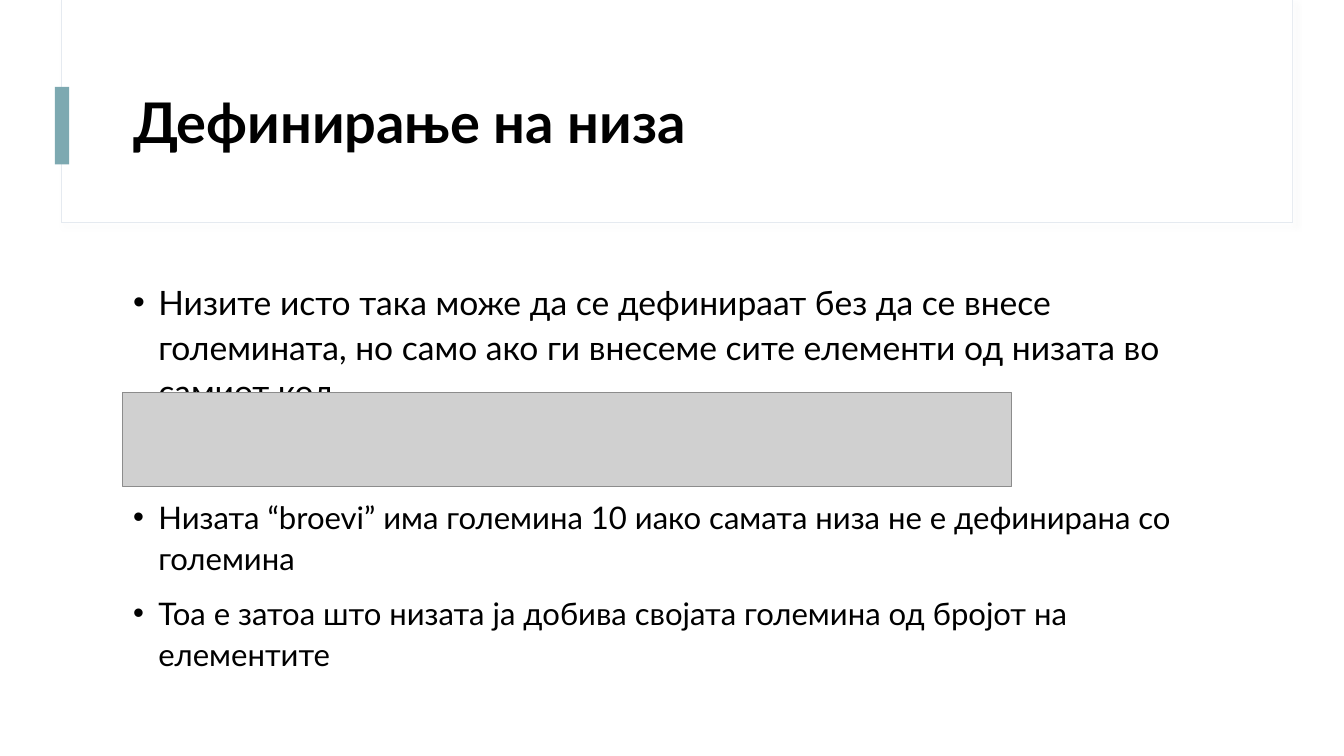
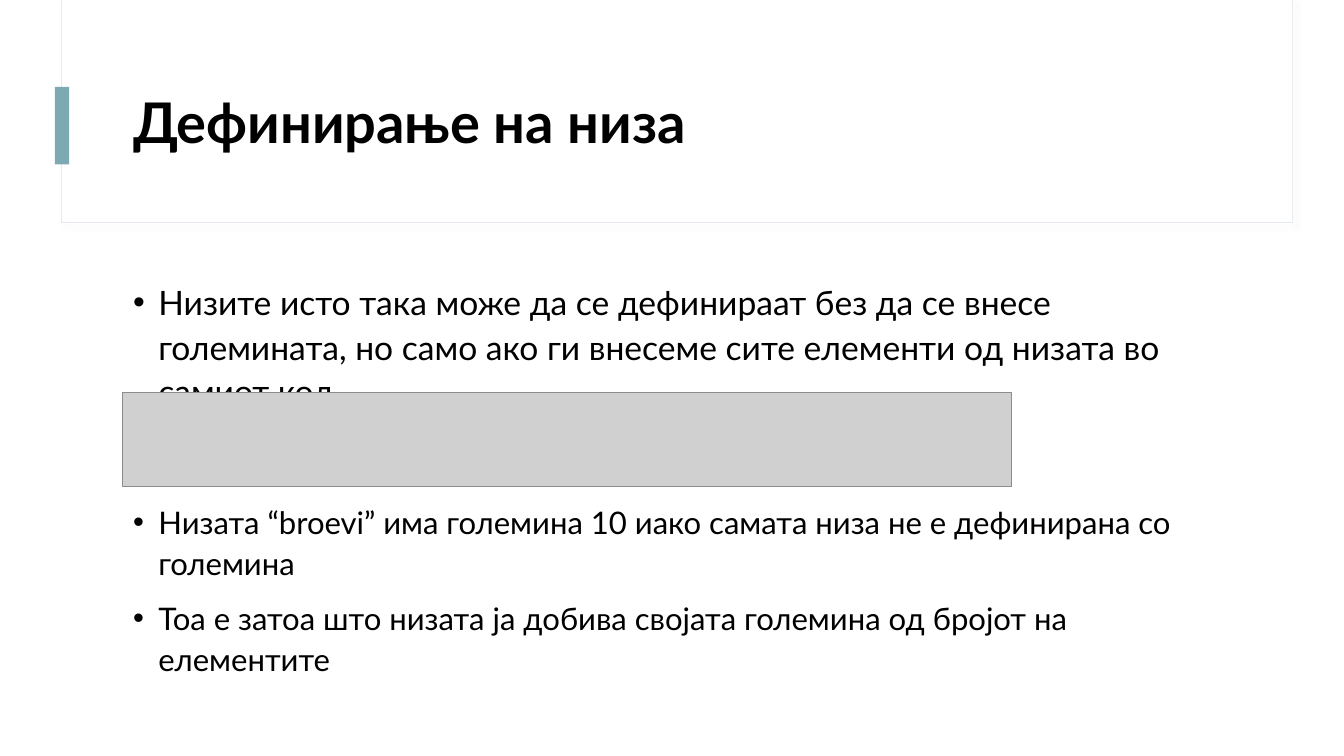
Before and after one commit to davidanastasov/Programski, a slide deck: slide 6 of Nizi/Prezentacija/Nizi.pptx. Drawn at 1344x756 pixels with LibreOffice and Linux fonts; fonts in the diff are those of the drawing; grey boxes stand for pictures. Boxes give left, top, right and bottom in pixels: in the first picture for what was removed or moved away, otherwise in the second. Text is boxed around its words. In the diff, an @@ line names an element or a change of style, - is before the commit and + after.

```diff
--- a/Nizi/Prezentacija/Nizi.pptx
+++ b/Nizi/Prezentacija/Nizi.pptx
@@ text "Низата “broevi” има големина 10 ...": place and size @@
-text "Низата “broevi” има големина 10 ..." at <box>158,505,1170,631</box>
+text "Низата “broevi” има големина 10 ..." at <box>158,510,1170,636</box>
```
Also in this commit, not shown: 4 other slides changed, 7 slides added, 2 slides removed, 5 other files.
